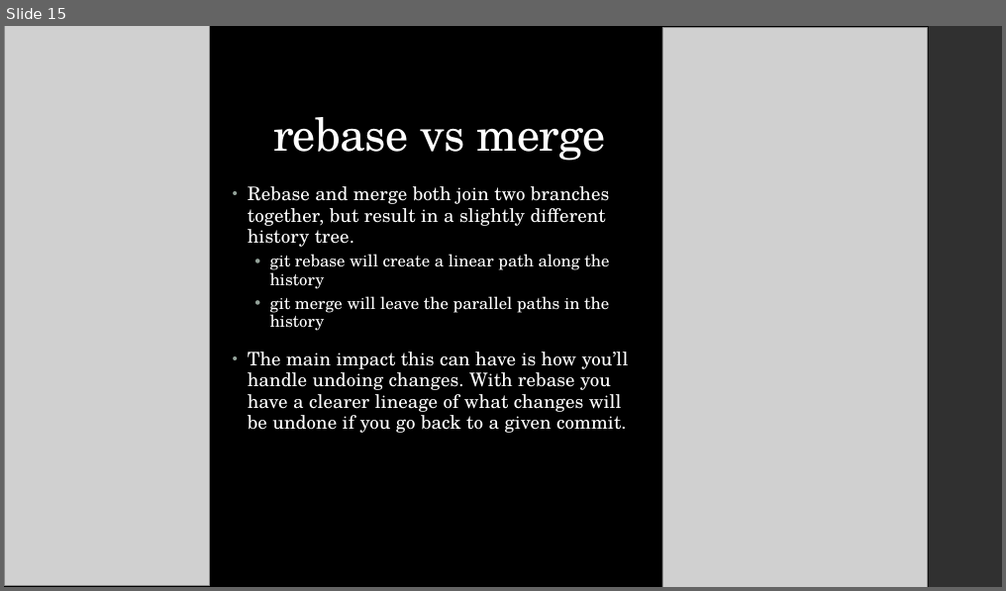
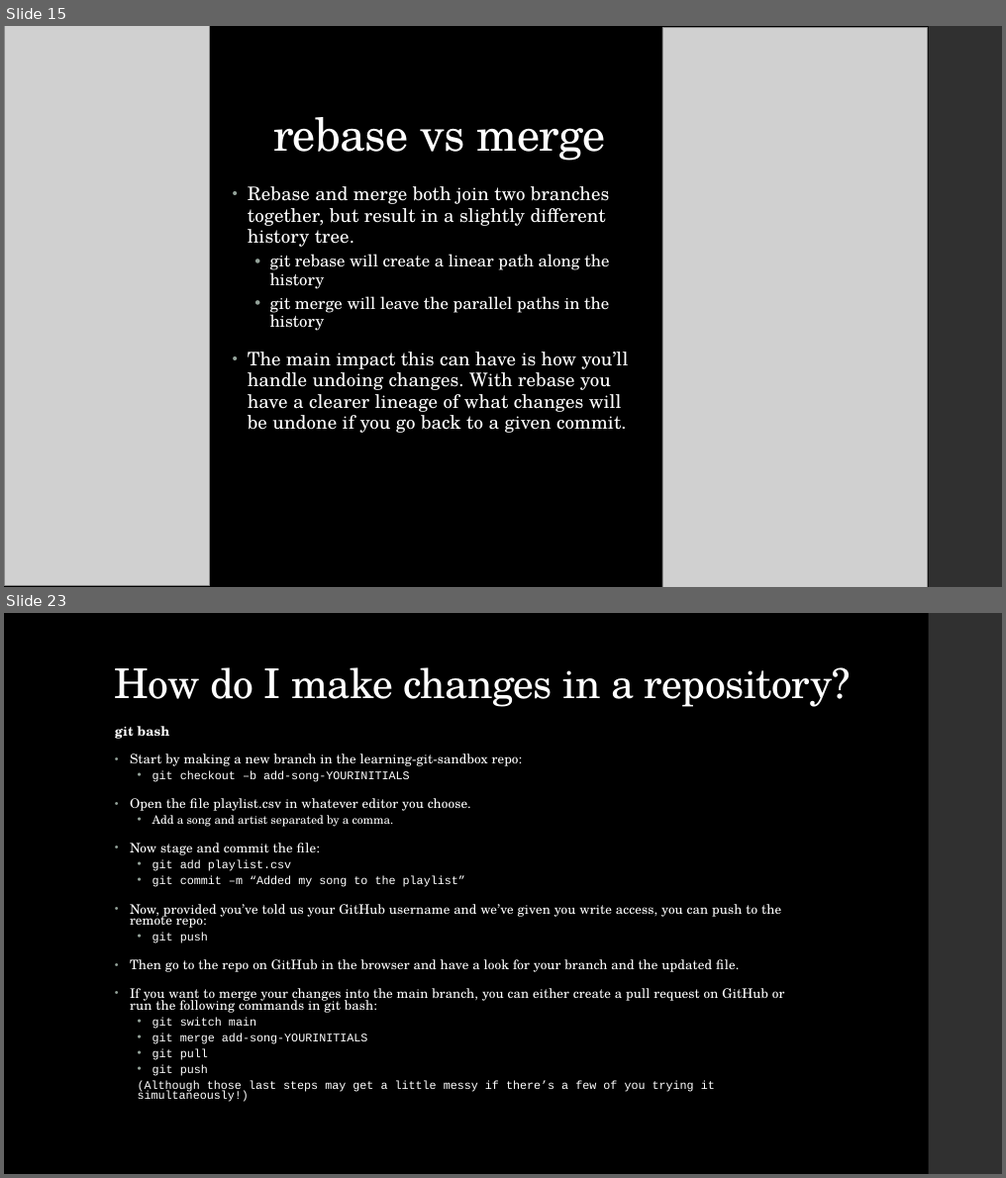
Before and after one commit to dfe-analytical-services/techskills_workshops, a slide deck: slides/workshopslides_quick-git.pptx. Shown one above the other, each under a label of ours: slide 15 before the commit, slides 15 and 23 after it; the slides between them are not shown. The pictures are 1006x591 and 1006x1178 pixels, drawn with LibreOffice and Linux fonts; fonts in the diff are those of the drawing; grey boxes stand for pictures. Boxes give left, top, right and bottom in pixels: in the first picture for what was removed or moved away, otherwise in the second. Text is boxed around its words. In the diff, an @@ line names an element or a change of style, - is before the commit and + after.

```diff
--- a/slides/workshopslides_quick-git.pptx
+++ b/slides/workshopslides_quick-git.pptx
@@ slide 23 added at [4,613,1002,1174], background #000000; not listed: 1 template element that a slide beside it also shows @@
@@ title added at [115,667,850,707], 39.6 pt, text #FFFFFF @@
+How do I make changes in a repository?
@@ text added at [115,726,785,1102], 12.6 pt, text #FFFFFF @@
+git bash
+• Start by making a new branch in the learning-git-sandbox repo:
+  • git checkout –b add-song-YOURINITIALS
+• Open the file playlist.csv in whatever editor you choose.
+  • Add a song and artist separated by a comma.
+• Now stage and commit the file:
+  • git add playlist.csv
+  • git commit –m “Added my song to the playlist”
+• Now, provided you’ve told us your GitHub username and we’ve given you write access, you can push to the remote repo:
+  • git push
+• Then go to the repo on GitHub in the browser and have a look for your branch and the updated file.
+• If you want to merge your changes into the main branch, you can either create a pull request on GitHub or run the following commands in git bash:
+  • git switch main
+  • git merge add-song-YOURINITIALS
+  • git pull
+  • git push
+  (Although those last steps may get a little messy if there’s a few of you trying it simultaneously!)
```
Also in this commit, not shown: 2 slides changed, 7 other slides added, 5 slides removed.
